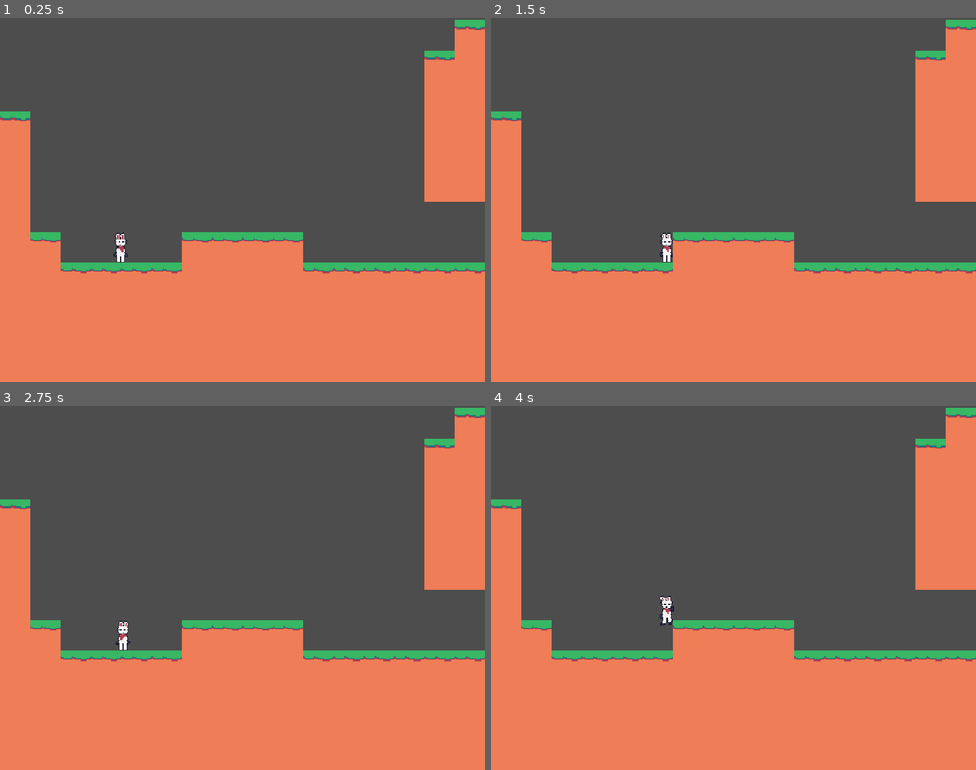
Above: before the commit, frames 1-4 (two rows, left to right).
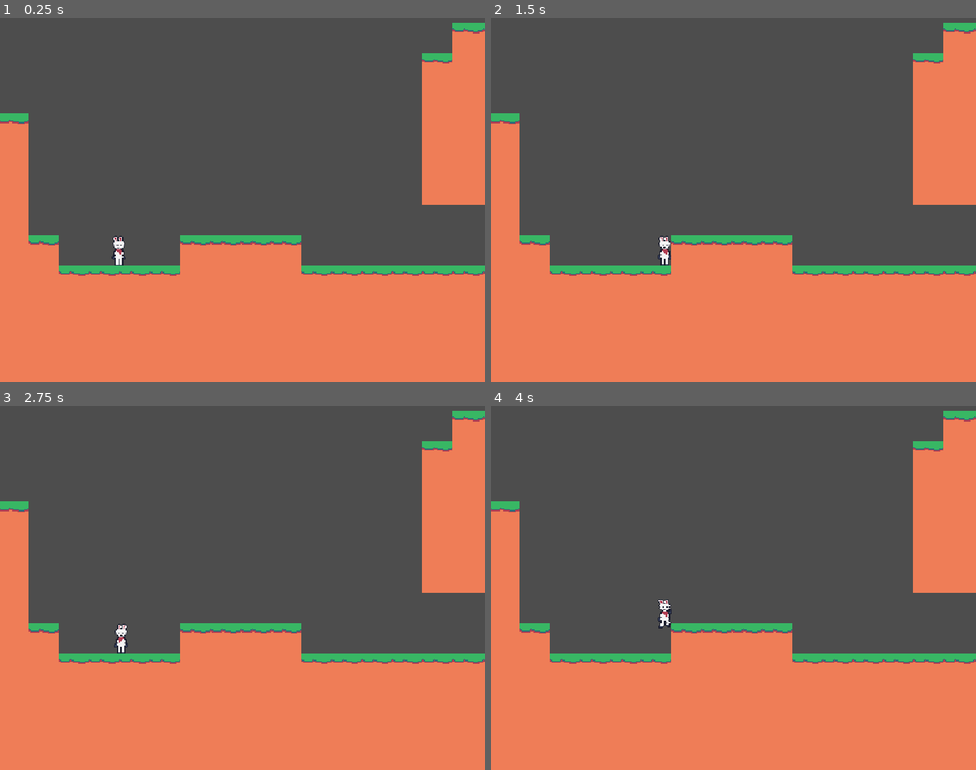
Above: after the commit, the same moments.

Repository: helladecimal/kaizo-plat
Game: Godot game, scene res://scenes/main.tscn
Two runs of this game, one before a commit and one after it. Both use one fixed random seed, a clock stepped at 60 frames per second and the inputs below.
Inputs (mouse positions are in pixels of both pictures, inside the frame that each line leads up to):
- Up to frame 1 (0.25 s): no input
- Up to frame 2 (1.5 s): tap Enter at 0.5 s; move the mouse to (840, 181) at 0.52 s; hold X (Run) 0.53-1.28 s; hold Right (Right) from 0.53 s (still down); click (840, 181) at 0.67 s; tap Z (Jump) at 0.77 s; move the mouse to (636, 218) at 1.27 s; tap Alt at 1.35 s
- Up to frame 3 (2.75 s): tap Z (Jump) at 1.52 s; move the mouse to (291, 507) at 2.02 s; release Right (Right) at 2.03 s; hold Left (Left) from 2.03 s (still down); tap Shift at 2.1 s
- Up to frame 4 (4 s): move the mouse to (709, 660) at 2.77 s; release Left (Left) at 2.78 s; hold Right (Right) from 2.78 s (still down); tap X (Run) at 2.85 s; click (709, 660) at 2.92 s; tap Z (Jump) at 3.02, 3.77 s; move the mouse to (879, 642) at 3.52 s; tap Alt at 3.6 s

The runs differ from the first frame. In frame 1, 3.1% of the frame differs, in the area x 0-100%, y 0-71%; in frame 2, 3.1%; in frame 3, 3.1%; in frame 4, 3.2%.

Commit message:
fix camera stuff

Diff:
--- a/scenes/main.tscn
+++ b/scenes/main.tscn
@@ -39,12 +39,12 @@
 [node name="Node2D" type="Node2D" unique_id=174859623]
 
 [node name="Camera" type="Camera2D" parent="." unique_id=452403267]
-position = Vector2(-64, 0)
+position = Vector2(112, -64)
 zoom = Vector2(2, 2)
-limit_left = -192
-limit_top = -258
-limit_right = 672
-limit_bottom = 126
+limit_left = -190
+limit_top = -261
+limit_right = 674
+limit_bottom = 123
 position_smoothing_speed = 20.0
 drag_horizontal_enabled = true
 drag_horizontal_offset = -0.5
